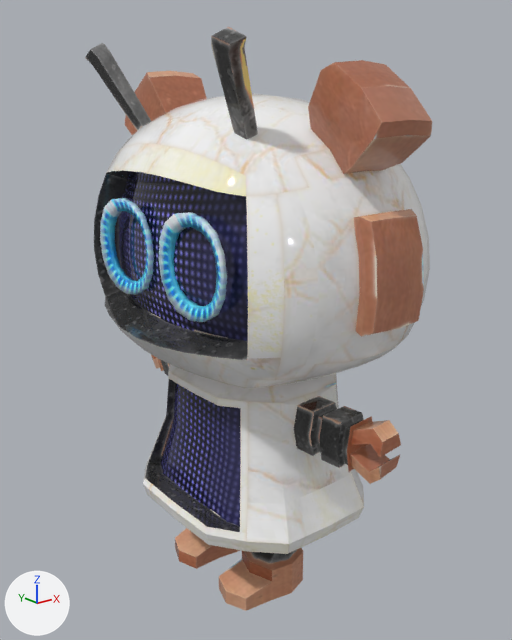
A saved change to the FBX model Assets/_MAIN/Assets/Minibot/MiniBot_Walk.fbx.
One viewpoint serves both versions: a 50 mm lens placed at (-2.37, -3.01, 2.67), pointed at (0.05, 0.02, 1.45). Lighting does not change. The marker at lower left points along +X, +Y and +Z. Where no turn or scale is listed for an object, it has been applied to the vertices.
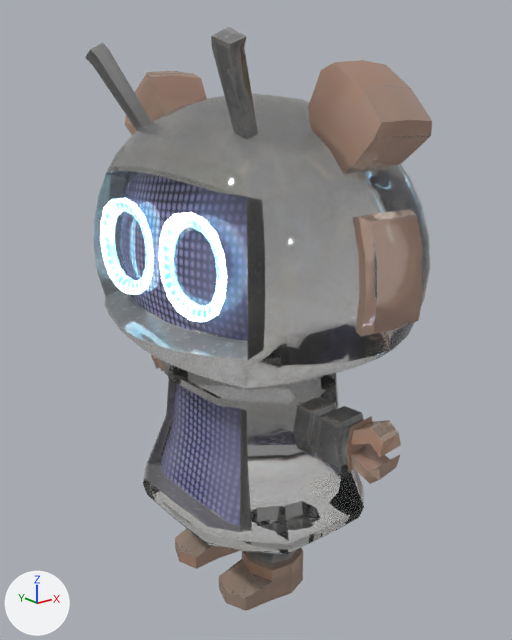
The newer file is also turned or shifted as a whole; pictures and numbers use the older file's frame.

What differs and where, as boxes (x1, y1, x2, y2) in the pictures (512 x 640 px):
'Cube', surface changed, recoloured
    both: (85, 27, 432, 611)
part 1 of me_cube_001, recoloured
    both: (85, 27, 432, 611)
part 2 of me_cube_001, recoloured (blue to white)
    both: (100, 198, 227, 322)

What the commit changed:
Picture 'MiniBotTexture.png' (img_minibottexture_png) is now built by load_image('MiniBotTexture.png', 'MiniBotTexture.png', 1024, 1024, 'Non-Color') instead of load_image('MiniBotTexture.png', 'MiniBotTexture.png', 1024, 1024, 'sRGB').
Material 'Material.015' (mat_material_015) is new.
Uses the picture img_minibottexture_png.
Material 'Material.016' (mat_material_016) is new.
Uses the picture img_minibottexture_png.
me_cube_001 has 1148 vertices, 1142 faces and spans x -0.73..0.84, y -1.08..1.08, z -0.09..2.94.
me_cube_001 is used by ob_cube; location (0.0, 0.0, 0.0).
me_cube_001 part 1: 1014 of the faces centred in x -0.69..0.83, y -1.06..1.06, z -0.09..2.9 switch from mat_material_001 (picture img_minibottexture_png) to mat_material_015.
me_cube_001 part 2: 128 of the faces centred in x -0.6..-0.57, y -0.56..0.56, z 1.67..2.16 switch from mat_material_001 (picture img_minibottexture_png) to mat_material_016.
